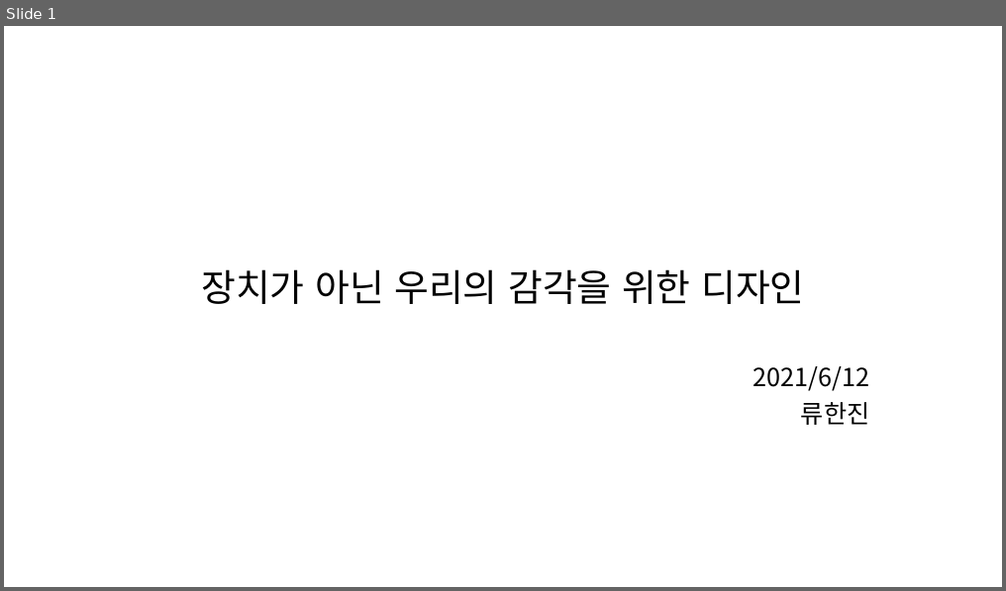
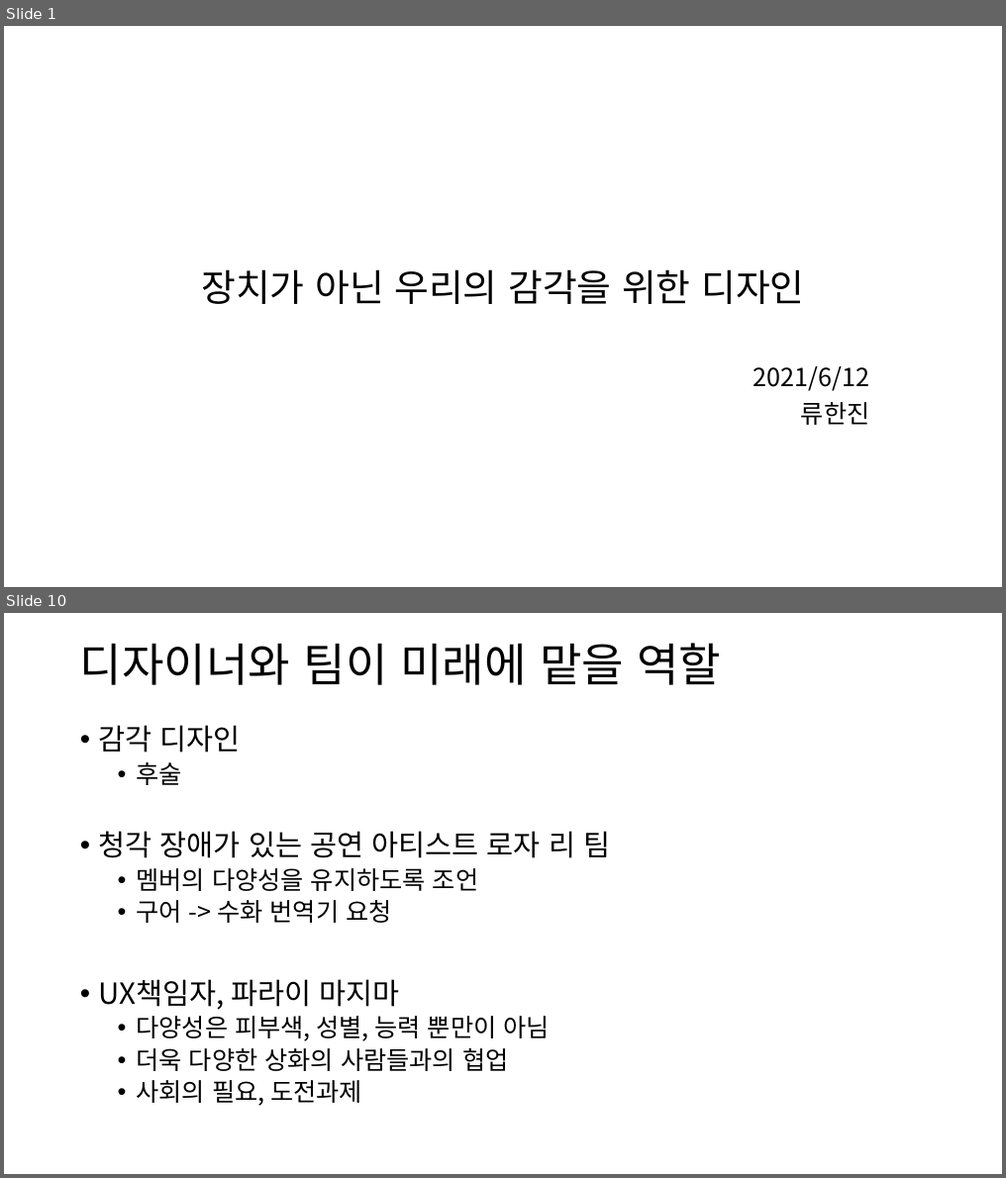
Before and after one commit to Niiok/inha_2021, a slide deck: Saturday/June12.pptm. Shown one above the other, each under a label of ours: slide 1 before the commit, slides 1 and 10 after it; the slides between them are not shown. The pictures are 1006x591 and 1006x1178 pixels, drawn with LibreOffice and Linux fonts; fonts in the diff are those of the drawing. Boxes give left, top, right and bottom in pixels: in the first picture for what was removed or moved away, otherwise in the second. Text is boxed around its words. In the diff, an @@ line names an element or a change of style, - is before the commit and + after.

```diff
--- a/Saturday/June12.pptm
+++ b/Saturday/June12.pptm
@@ slide 10 added at box(4, 613, 1002, 1174), background #FFFFFF @@
@@ title added at box(80, 643, 721, 685), 44 pt, text #000000 @@
+디자이너와 팀이 미래에 맡을 역할
@@ text added at box(99, 725, 610, 1106), 24 pt, text #000000 @@
+• 감각 디자인
+  • 후술
+• 청각 장애가 있는 공연 아티스트 로자 리 팀
+  • 멤버의 다양성을 유지하도록 조언
+  • 구어 -> 수화 번역기 요청
+• UX책임자, 파라이 마지마
+  • 다양성은 피부색, 성별, 능력 뿐만이 아님
+  • 더욱 다양한 상화의 사람들과의 협업
+  • 사회의 필요, 도전과제
```
Also in this commit, not shown: 3 slides changed, 19 other slides added, 1 slide removed, 1 other file.
